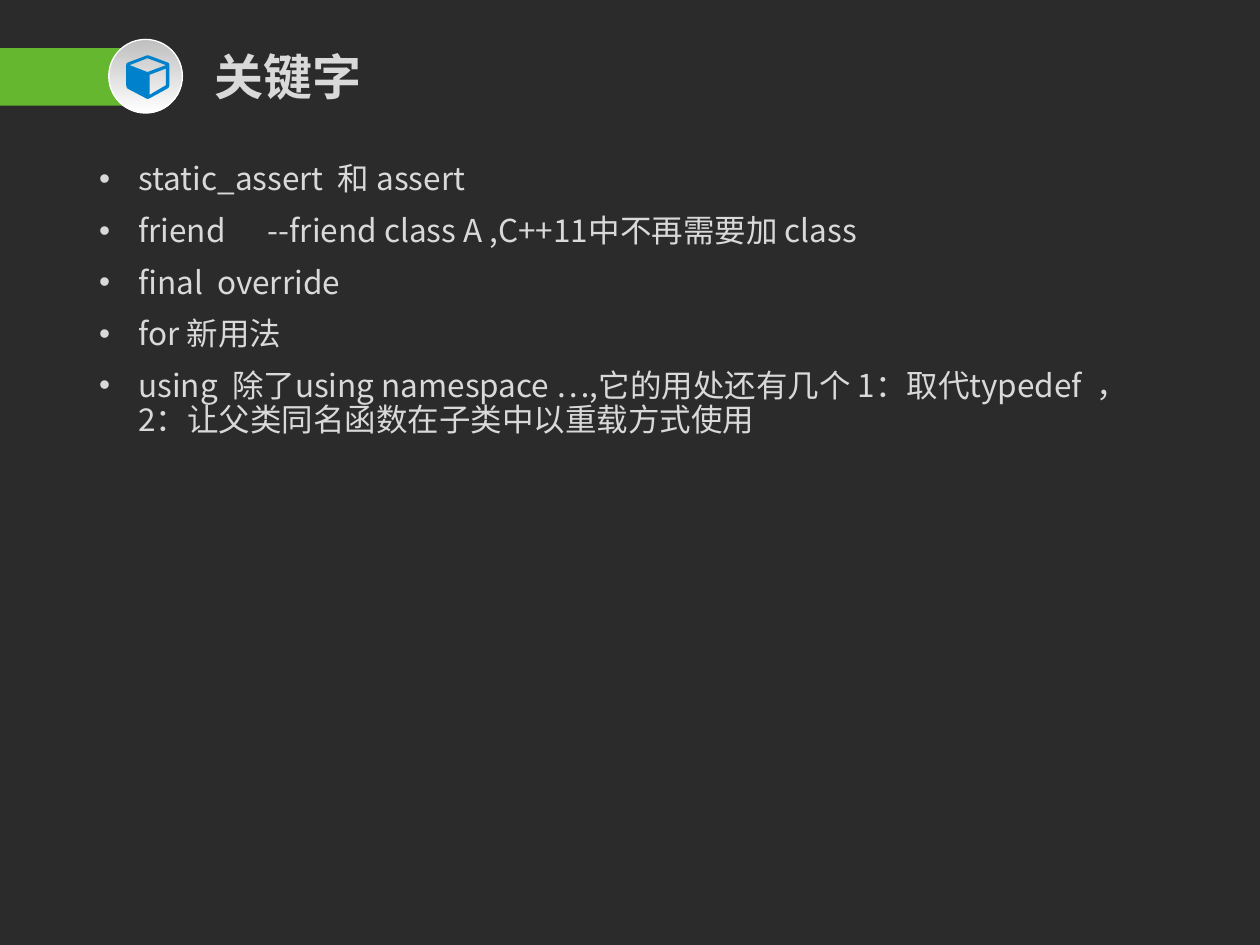
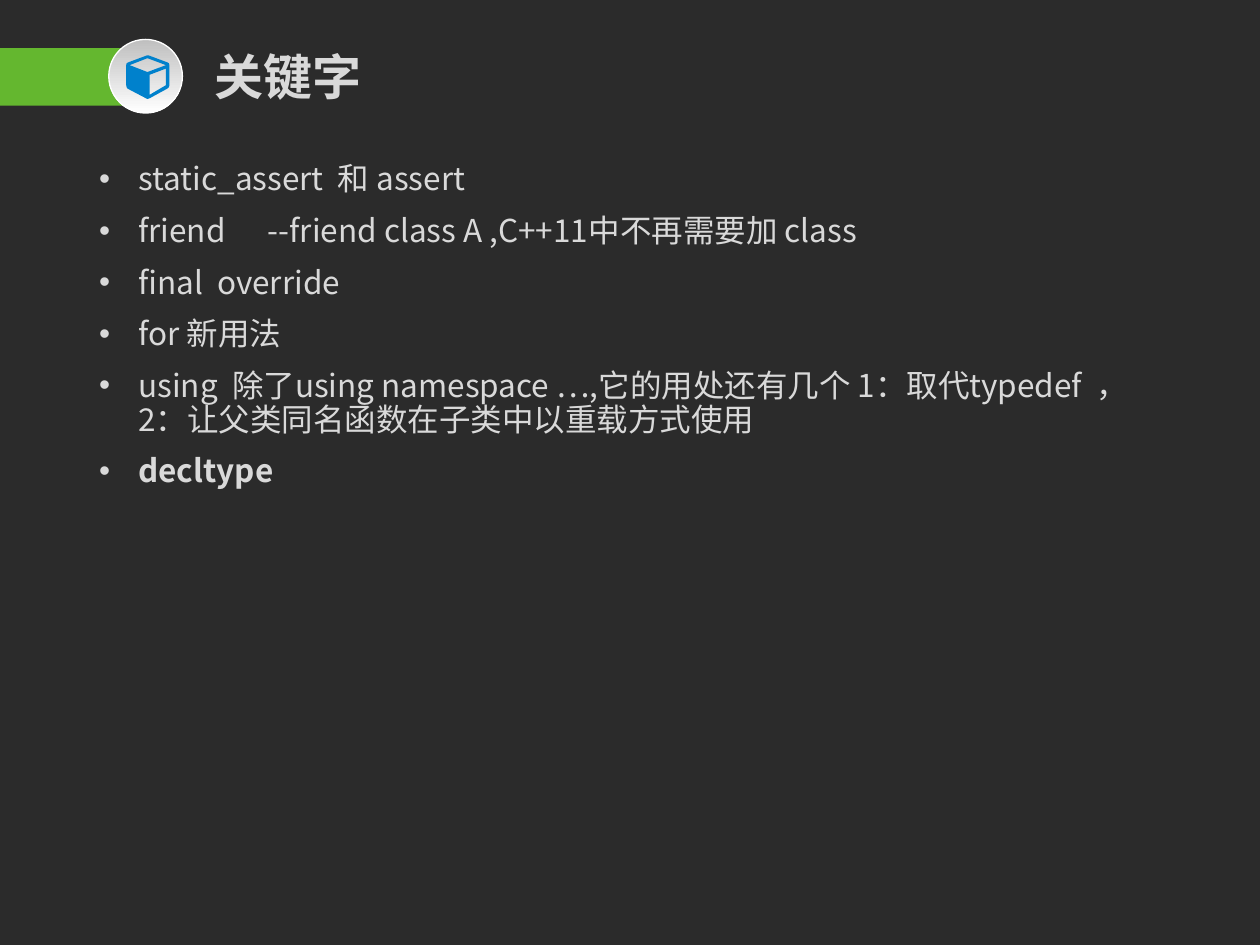
Before and after one commit to Mr-WangJin/cpp11, a slide deck: slide 2 of c++11.pptx. Drawn at 1260x945 pixels with LibreOffice and Linux fonts; fonts in the diff are those of the drawing; background and template pictures are left out; a plain dark background stands for a picture behind light text. Boxes give left, top, right and bottom in pixels: in the first picture for what was removed or moved away, otherwise in the second. Text is boxed around its words. In the diff, an @@ line names an element or a change of style, - is before the commit and + after.

```diff
--- a/c++11.pptx
+++ b/c++11.pptx
@@ text at box(138, 457, 273, 489): paragraph added @@
+• decltype
```
Also in this commit, not shown: 1 other file.
